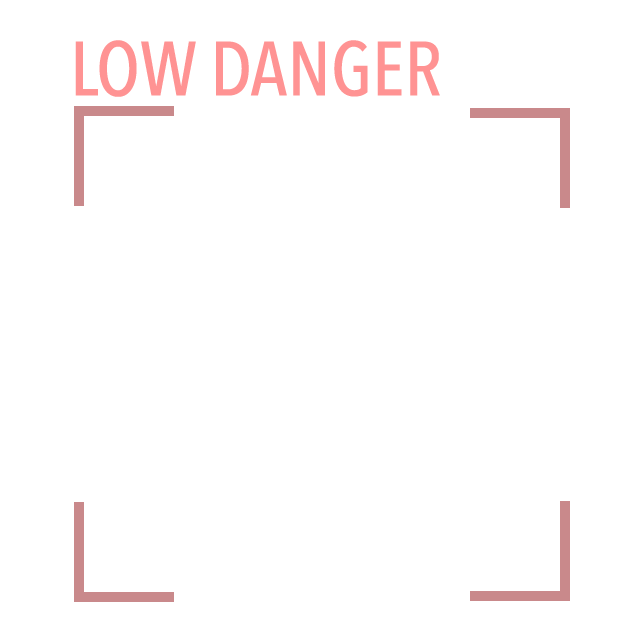
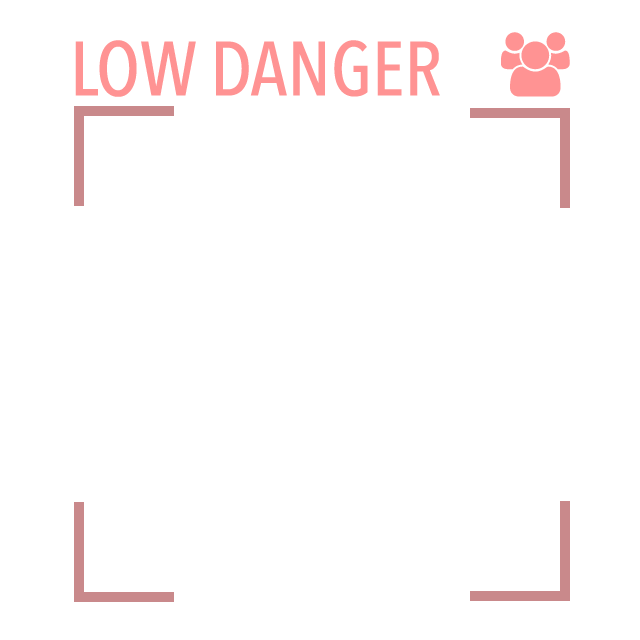
Before/after of a w=640, h=640 layered artwork. What changed in the layer stack:
added layer (unnamed layer) (50%) above "LOW DANGER" over [501, 32, 570, 97]
